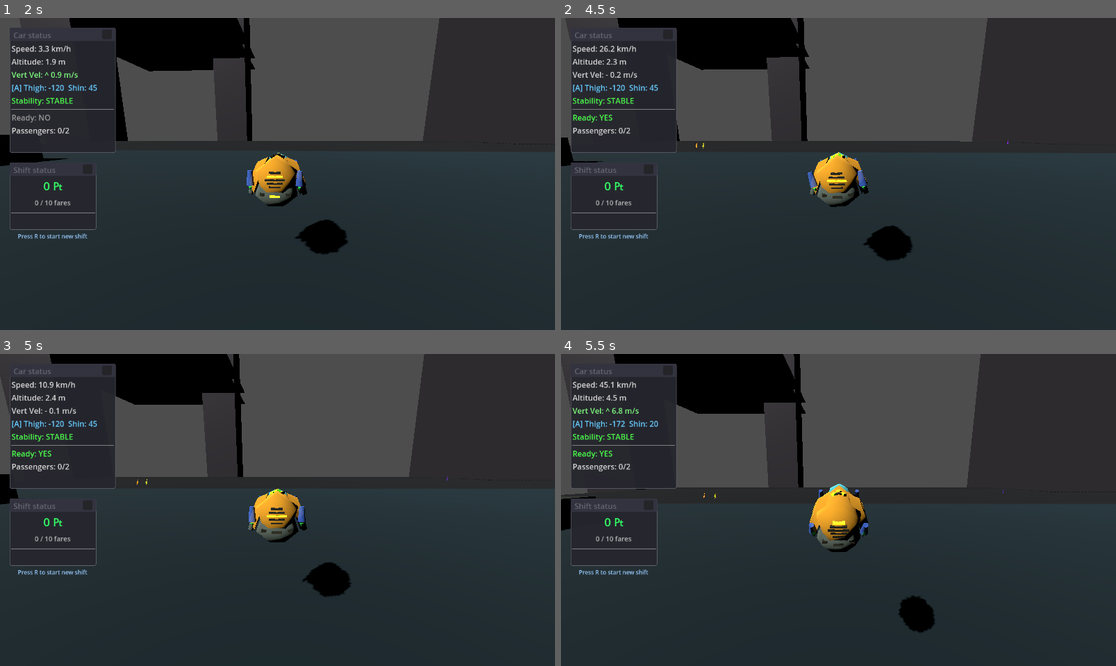
Above: before the commit, frames 1-4 (two rows, left to right).
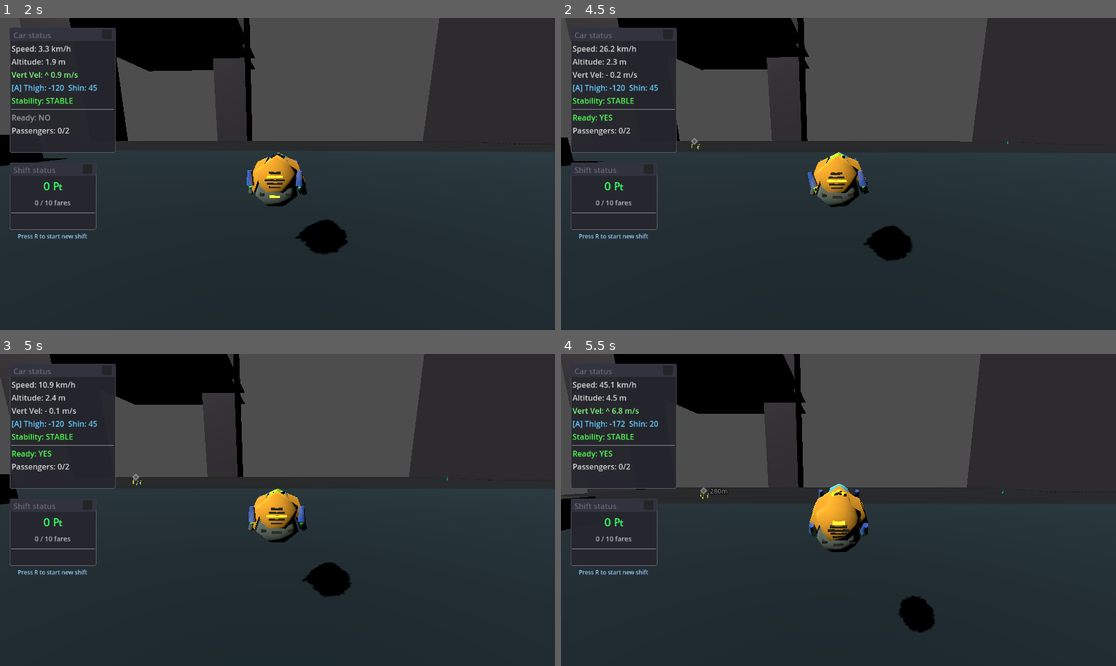
Above: after the commit, the same moments.

Repository: TaxiService/fcar
Game: Godot game, scene res://main.tscn
Two runs of this game, one before a commit and one after it. Both use one fixed random seed, a clock stepped at 60 frames per second and the inputs below. The engine's default icon, where the game draws it, is replaced by a stand-in: a white triangle on a blue panel in a dark square.
Inputs (mouse positions are in pixels of both pictures, inside the frame that each line leads up to):
- Up to frame 1 (2 s): tap R (toggle_ready_for_fares) at 0.5, 1.25 s; drag from (61, 89) to (333, 105) at 0.52 s; drag from (55, 195) to (249, 236) at 1.27 s
- Up to frame 2 (4.5 s): tap R (toggle_ready_for_fares) at 2, 2.75, 3.5, 3.6, 4.25 s; move the mouse to (894, 105) at 2.02 s; hold D (strafe_right) 2.03-2.75 s; tap V (toggle_auto_hover) at 2.1 s; drag from (810, 236) to (672, 127) at 2.77 s; move the mouse to (1005, 220) at 3.52 s; hold A (strafe_left) 3.53-4.25 s; tap Space (jump) at 3.77 s; drag from (672, 127) to (755, 96) at 4.27 s
- Up to frame 3 (5 s): no input
- Up to frame 4 (5.5 s): move the mouse to (866, 510) at 5.02 s; hold S (backward) from 5.03 s (still down); hold Shift from 5.03 s (still down); click (866, 510) at 5.17 s

Frame 1 is identical in both runs. In frame 2, less than 0.1% of the frame differs, in the area x 23-81%, y 38-43%; in frame 3, less than 0.1%; in frame 4, less than 0.1%, in the area x 25-80%, y 42-47%.

Commit message:
added experimental scene/block to spawn people

Diff:
--- /dev/null
+++ b/floor_small.tscn
@@ -0,0 +1,29 @@
+[gd_scene load_steps=5 format=3 uid="uid://c1ov2avlb3xs2"]
+
+[ext_resource type="Script" uid="uid://c72sj768vn5do" path="res://SpawnSurface.gd" id="1_tcfkt"]
+
+[sub_resource type="BoxShape3D" id="BoxShape3D_5dwv6"]
+size = Vector3(30, 5, 30)
+
+[sub_resource type="StandardMaterial3D" id="StandardMaterial3D_c3qcp"]
+albedo_color = Color(0.160784, 0.184314, 0.156863, 1)
+
+[sub_resource type="BoxMesh" id="BoxMesh_nrjh1"]
+material = SubResource("StandardMaterial3D_c3qcp")
+size = Vector3(30, 5, 30)
+
+[node name="FloorSmall5" type="StaticBody3D"]
+
+[node name="SpawnSurface7" type="Node3D" parent="."]
+transform = Transform3D(1, 0, 0, 0, 1, 0, 0, 0, 1, 0, 2.5432281, 0)
+script = ExtResource("1_tcfkt")
+enabled = true
+max_people = 30
+color_set_index = 2
+bounds_size = Vector3(30, 0, 30)
+
+[node name="CollisionShape3D" type="CollisionShape3D" parent="."]
+shape = SubResource("BoxShape3D_5dwv6")
+
+[node name="MeshInstance3D" type="MeshInstance3D" parent="."]
+mesh = SubResource("BoxMesh_nrjh1")
--- a/main.tscn
+++ b/main.tscn
@@ -1,8 +1,9 @@
-[gd_scene load_steps=16 format=3 uid="uid://dek4efddws8mr"]
+[gd_scene load_steps=17 format=3 uid="uid://dek4efddws8mr"]
 
 [ext_resource type="Texture2D" uid="uid://b8dhd5iqbef0" path="res://icon.svg" id="1_et1pl"]
 [ext_resource type="Script" uid="uid://313aqakyo1m1" path="res://Camera3D.gd" id="1_ptugb"]
 [ext_resource type="PackedScene" uid="uid://cycok6yqmtjes" path="res://f_car.tscn" id="2_7mycd"]
+[ext_resource type="PackedScene" uid="uid://c1ov2avlb3xs2" path="res://floor_small.tscn" id="4_272bh"]
 [ext_resource type="Script" uid="uid://dvu3f10fe6r2" path="res://PeopleManager.gd" id="6_people"]
 [ext_resource type="Script" uid="uid://bb5smj3tq58ck" path="res://PointOfInterest.gd" id="7_5vw27"]
 [ext_resource type="Script" uid="uid://c72sj768vn5do" path="res://SpawnSurface.gd" id="7_spawn"]
@@ -51,6 +52,7 @@
 transform = Transform3D(1, 0, 0, 0, 0.9961948, 0.08715568, 0, -0.08715568, 0.9961948, -2.2765515, 2.07618, 7.6534176)
 script = ExtResource("1_ptugb")
 target = NodePath("../FCar")
+use_velocity_based_reset = false
 
 [node name="FCar" parent="." instance=ExtResource("2_7mycd")]
 transform = Transform3D(1, 0, 0, 0, 1, 0, 0, 0, 1, -11.767887, 0, -0.079668045)
@@ -112,14 +114,8 @@
 [node name="MeshInstance3D" type="MeshInstance3D" parent="city/FloorSmall4"]
 mesh = SubResource("BoxMesh_nrjh1")
 
-[node name="FloorSmall5" type="StaticBody3D" parent="city"]
+[node name="FloorSmall5" parent="city" instance=ExtResource("4_272bh")]
 transform = Transform3D(1, 0, 0, 0, 1, 0, 0, 0, 1, 40.7026, 141.394, 213.274)
-
-[node name="CollisionShape3D" type="CollisionShape3D" parent="city/FloorSmall5"]
-shape = SubResource("BoxShape3D_5dwv6")
-
-[node name="MeshInstance3D" type="MeshInstance3D" parent="city/FloorSmall5"]
-mesh = SubResource("BoxMesh_nrjh1")
 
 [node name="FloorSmall6" type="StaticBody3D" parent="city"]
 transform = Transform3D(1, 0, 0, 0, 1, 0, 0, 0, 1, -59.3615, 0.285419, -5.43698)
@@ -246,14 +242,6 @@
 script = ExtResource("7_spawn")
 enabled = true
 max_people = 20
-bounds_size = Vector3(30, 0, 30)
-
-[node name="SpawnSurface7" type="Node3D" parent="city"]
-transform = Transform3D(1, 0, 0, 0, 1, 0, 0, 0, 1, 40.6159, 143.93634, 213.12761)
-script = ExtResource("7_spawn")
-enabled = true
-max_people = 30
-color_set_index = 2
 bounds_size = Vector3(30, 0, 30)
 
 [node name="SpawnSurface8" type="Node3D" parent="city"]
